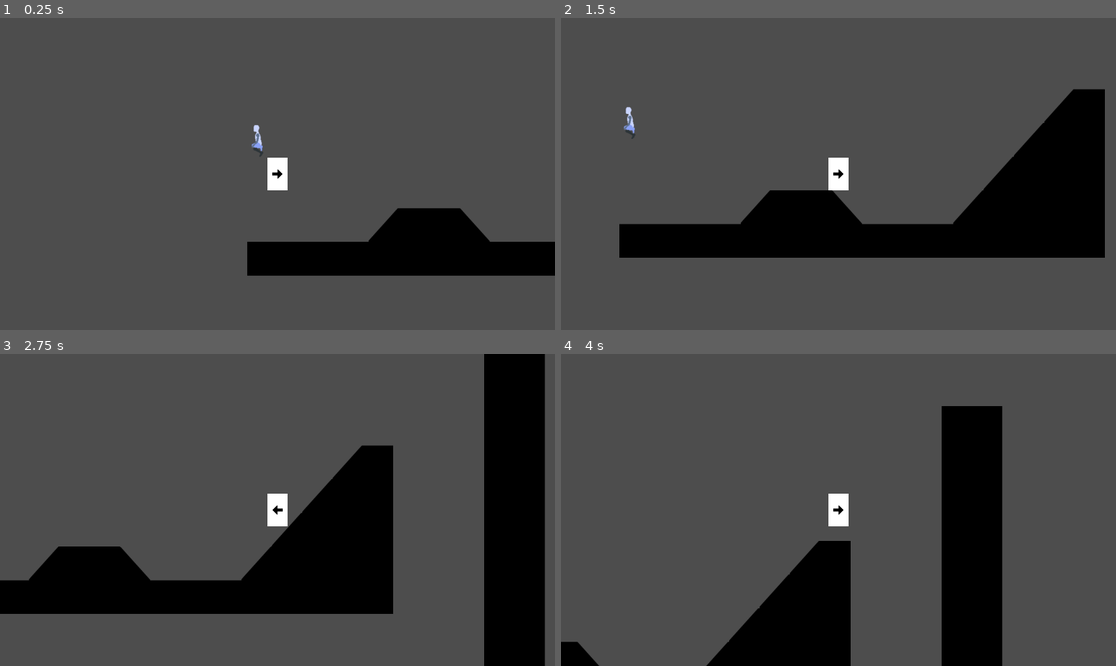
Above: before the commit, frames 1-4 (two rows, left to right).
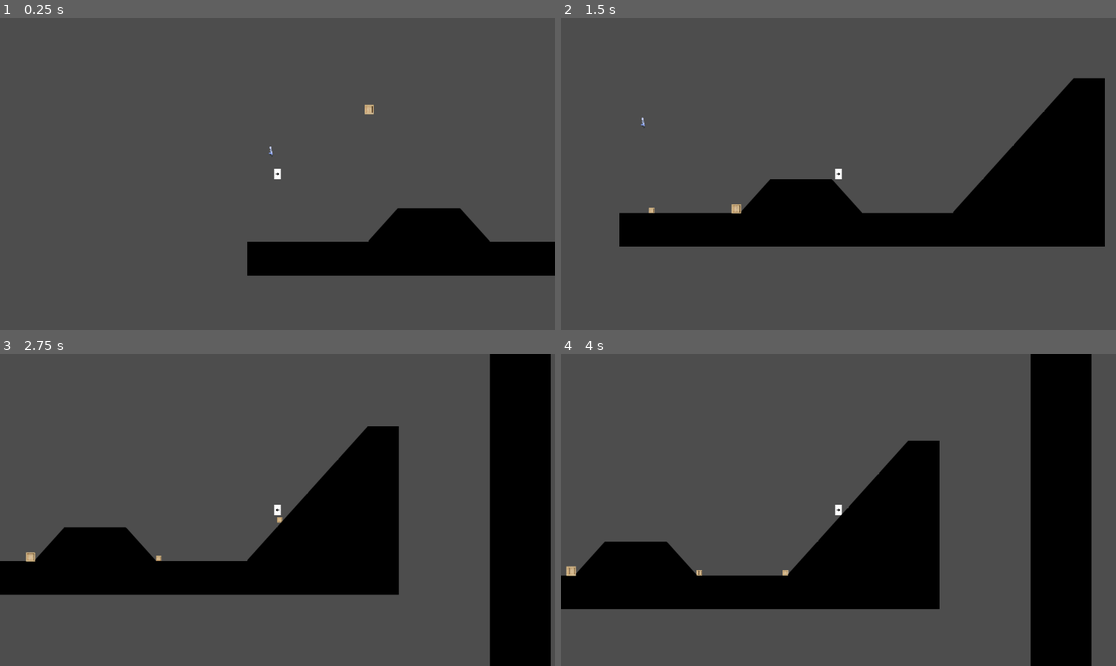
Above: after the commit, the same moments.

Repository: Puhalenthi/King-of-Speed
Game: Godot game, scene res://Scenes/testMap.tscn
Two runs of this game, one before a commit and one after it. Both use one fixed random seed, a clock stepped at 60 frames per second and the inputs below. This scene is started directly instead of the project's main scene.
Inputs (mouse positions are in pixels of both pictures, inside the frame that each line leads up to):
- Up to frame 1 (0.25 s): no input
- Up to frame 2 (1.5 s): move the mouse to (960, 158) at 0.52 s; hold Right (move_right) from 0.53 s (still down); tap C (item, bound only after the commit) at 0.6 s; tap Z (jump) at 0.77 s; move the mouse to (727, 189) at 1.27 s; tap Space (boost) at 1.35 s
- Up to frame 3 (2.75 s): tap Z (jump) at 1.52 s; tap C (item, bound only after the commit) at 1.55, 2.1 s; move the mouse to (333, 441) at 2.02 s; release Right (move_right) at 2.03 s; hold Left (move_left) from 2.03 s (still down)
- Up to frame 4 (4 s): move the mouse to (810, 572) at 2.77 s; release Left (move_left) at 2.78 s; hold Right (move_right) from 2.78 s (still down); tap C (item, bound only after the commit) at 2.85, 3.8 s; tap Z (jump) at 3.02, 3.77 s; move the mouse to (1005, 556) at 3.52 s; hold Space (boost) from 3.53 s (still down)

The runs differ from the first frame. In frame 1, 0.5% of the frame differs, in the area x 45-68%, y 27-56%; in frame 2, 6.8%; in frame 3, 11%; in frame 4, 39%, in the area x 0-96%, y 0-100%.

Commit message:
add initial crate item

Diff:
--- a/kingofspeed/Scenes/testMap.tscn
+++ b/kingofspeed/Scenes/testMap.tscn
@@ -1,9 +1,10 @@
-[gd_scene load_steps=7 format=3 uid="uid://cfb1po5piou2r"]
+[gd_scene load_steps=8 format=3 uid="uid://cfb1po5piou2r"]
 
-[ext_resource type="PackedScene" uid="uid://m4440o4jhv4t" path="res://Scenes/player.tscn" id="1_enll3"]
+[ext_resource type="PackedScene" uid="uid://b84xvofva7ep7" path="res://Scenes/player.tscn" id="1_enll3"]
 [ext_resource type="Texture2D" uid="uid://bv3mvrssxuggr" path="res://Images/spritesheet-Photoroom.png" id="2_1kuu2"]
 [ext_resource type="PackedScene" uid="uid://bp2c1440kuuft" path="res://Scenes/LeftSlope.tscn" id="3_c0d6t"]
 [ext_resource type="PackedScene" uid="uid://2sav6y5ymn54" path="res://Scenes/RightSlope.tscn" id="4_dj4tb"]
+[ext_resource type="PackedScene" uid="uid://u2gywaefj0qa" path="res://Scripts/Items/box.tscn" id="5_upetf"]
 
 [sub_resource type="TileSetAtlasSource" id="TileSetAtlasSource_c0d6t"]
 texture = ExtResource("2_1kuu2")
@@ -165,7 +166,6 @@
 
 [node name="Player" parent="." instance=ExtResource("1_enll3")]
 position = Vector2(0, -51)
-scale = Vector2(3, 3)
 
 [node name="TileMap" type="TileMap" parent="."]
 scale = Vector2(0.9, 1)
@@ -192,3 +192,7 @@
 [node name="RightSlope2" parent="." instance=ExtResource("4_dj4tb")]
 position = Vector2(-428, 748)
 scale = Vector2(2.6, 3)
+
+[node name="box" parent="." instance=ExtResource("5_upetf")]
+position = Vector2(272, -225)
+scale = Vector2(0.5, 0.5)
--- /dev/null
+++ b/kingofspeed/Scripts/Items/box.gd
@@ -0,0 +1,14 @@
+extends CharacterBody2D
+
+@export var gravity: float = 980.0
+
+func _physics_process(delta: float) -> void:
+	velocity.y += gravity * delta
+	move_and_slide()
+
+func spawn(player: Node):
+	global_position = player.global_position
+	print(global_position)
+	player.get_parent().add_child(self)
+	await get_tree().create_timer(30.0).timeout
+	queue_free()
--- /dev/null
+++ b/kingofspeed/Scripts/Items/box.tscn
@@ -0,0 +1,18 @@
+[gd_scene load_steps=4 format=3 uid="uid://u2gywaefj0qa"]
+
+[ext_resource type="Script" uid="uid://cjorrmreoothl" path="res://Scripts/Items/box.gd" id="1_umsp2"]
+[ext_resource type="Texture2D" uid="uid://dq5pm3y2dplnf" path="res://Images/boxcrate.webp" id="2_p1gyy"]
+
+[sub_resource type="RectangleShape2D" id="RectangleShape2D_a7ron"]
+size = Vector2(50, 50)
+
+[node name="box" type="CharacterBody2D" groups=["box"]]
+scale = Vector2(0.3, 0.3)
+script = ExtResource("1_umsp2")
+
+[node name="Sprite2D" type="Sprite2D" parent="."]
+scale = Vector2(0.07, 0.07)
+texture = ExtResource("2_p1gyy")
+
+[node name="CollisionShape2D" type="CollisionShape2D" parent="."]
+shape = SubResource("RectangleShape2D_a7ron")
--- a/kingofspeed/Scripts/Player.gd
+++ b/kingofspeed/Scripts/Player.gd
@@ -46,6 +46,12 @@
 @export var boost_speed_multiplier: float = 1.5
 var is_boosting: bool = false
 
+# Item
+var box_scene_path: String = "res://Scripts/Items/box.tscn"
+var item: String = "Box"
+var count: int = 3
+var has_item: bool = true
+
 # Get the gravity from the project settings to be synced with RigidBody nodes
 var gravity: int = 1500
 
@@ -67,6 +73,7 @@
 	handle_movement(delta)
 	update_momentum_buffer()
 	move_and_slide()
+	handle_item()
 
 	# Fix ground penetration after move_and_slide()
 	handle_ground_penetration()
@@ -137,6 +144,27 @@
 	if Input.is_action_just_pressed("jump") and jumps > 0:
 		jumps -= 1
 		velocity.y = jump_velocity
+
+func handle_item():
+	# Handle item used
+	if has_item and Input.is_action_just_pressed("item"):
+		if item == "Box":
+			var box_scene = load(box_scene_path)
+			var box_instance = box_scene.instantiate()
+			print(global_position)
+			box_instance.spawn(self)
+
+		count -= 1
+
+	if count == 0:
+		item = ""
+		count = 0
+		has_item = false
+func add_item(name, uses):
+	# Handle adding an item when collected
+	if not has_item:
+		item = name
+		count = uses
 
 func handle_boost(delta):
 	# Check if boost input is pressed and we have boost available
--- a/kingofspeed/project.godot
+++ b/kingofspeed/project.godot
@@ -18,6 +18,7 @@
 
 slope=""
 player=""
+box=""
 
 [input]
 
@@ -41,3 +42,8 @@
 "events": [Object(InputEventKey,"resource_local_to_scene":false,"resource_name":"","device":-1,"window_id":0,"alt_press …(191 unchanged characters)…
 ]
 }
+item={
+"deadzone": 0.2,
+"events": [Object(InputEventKey,"resource_local_to_scene":false,"resource_name":"","device":-1,"window_id":0,"alt_pressed":false,"shift_pressed":false,"ctrl_pressed":false,"meta_pressed":false,"pressed":false,"keycode":0,"physical_keycode":67,"key_label":0,"unicode":99,"location":0,"echo":false,"script":null)
+]
+}
Binary file added: kingofspeed/Images/boxcrate.webp
Not shown, added: kingofspeed/Images/boxcrate.webp.import
Not shown, added: kingofspeed/Scripts/Items/box.gd.uid
